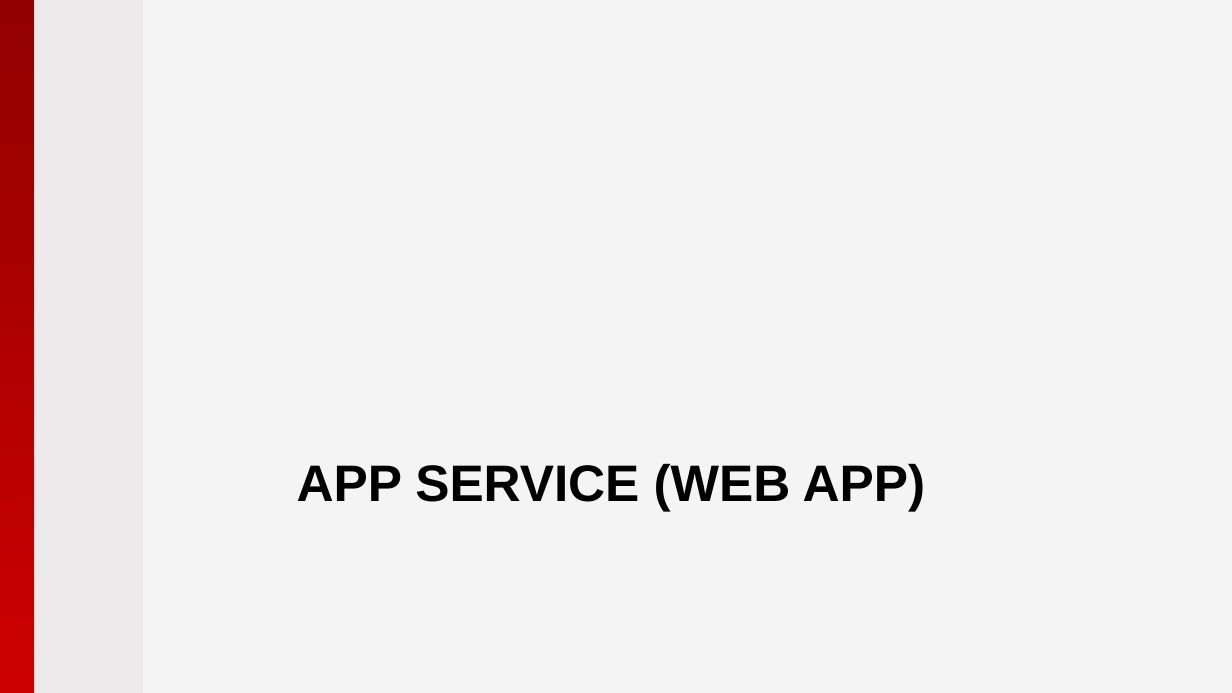
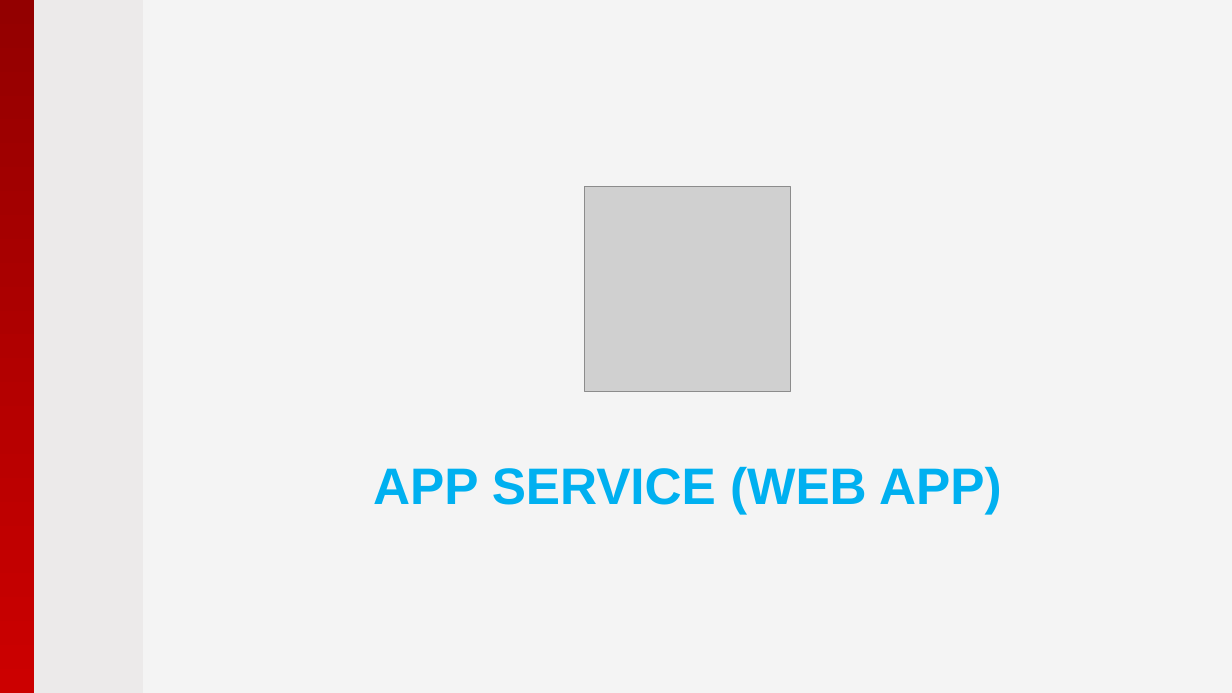
Before and after one commit to pryabov/Hackathon-2015, a slide deck: slide 19 of Presentation/2015 - Microsoft Azure.pptx (slide 18 before the commit). Drawn at 1232x693 pixels with LibreOffice and Linux fonts; fonts in the diff are those of the drawing; grey boxes stand for pictures; background and template pictures are left out. Boxes give left, top, right and bottom in pixels: in the first picture for what was removed or moved away, otherwise in the second. Text is boxed around its words. In the diff, an @@ line names an element or a change of style, - is before the commit and + after.

```diff
--- a/Presentation/2015 - Microsoft Azure.pptx
+++ b/Presentation/2015 - Microsoft Azure.pptx
@@ picture added at bbox=[585, 187, 790, 392] @@
@@ title "APP SERVICE (WEB APP)": place and size @@
-title "APP SERVICE (WEB APP)" at bbox=[297, 463, 925, 511]
+title "APP SERVICE (WEB APP)" at bbox=[373, 466, 1001, 514]
@@ title "APP SERVICE (WEB APP)" at bbox=[373, 466, 1001, 514]: text colour #000000 to #00B0F0; alignment left to centre @@
```
Also in this commit, not shown: 10 other slides changed, 3 slides added, 9 other files.
